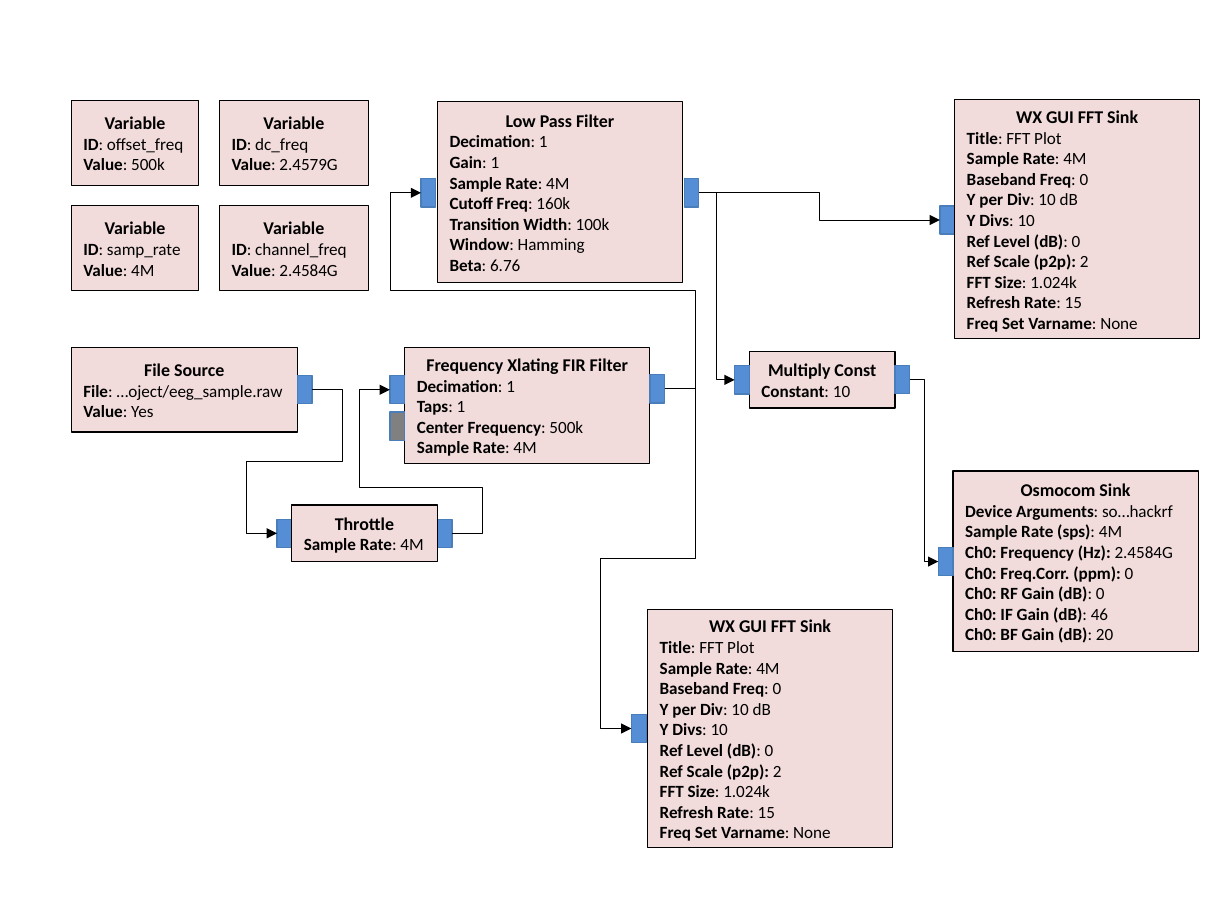
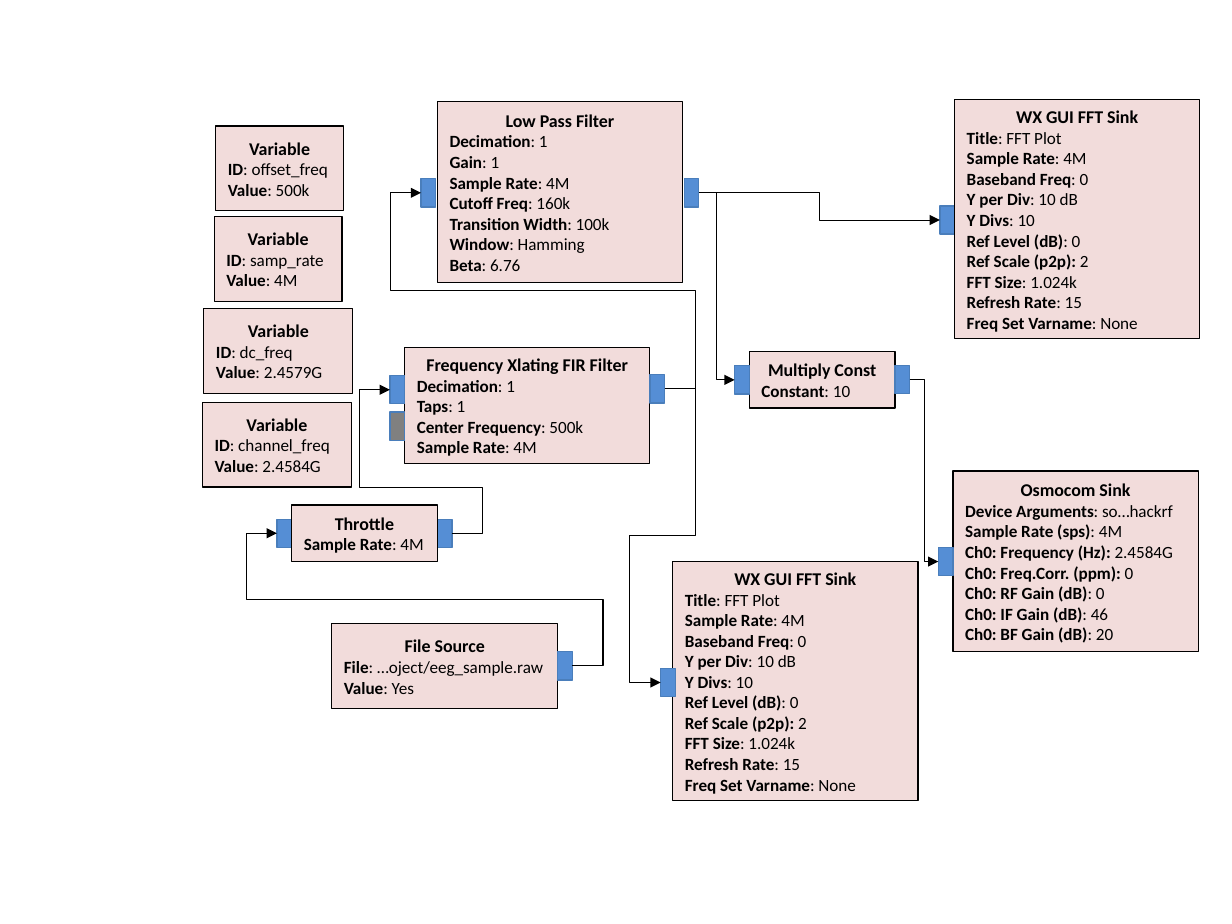
Before and after one commit to xxxyyyzzz3984/EEG, a slide deck: slide 7 of images/image.pptx. Drawn at 1232x924 pixels with LibreOffice and Linux fonts; fonts in the diff are those of the drawing. Boxes give left, top, right and bottom in pixels: in the first picture for what was removed or moved away, otherwise in the second. Text is boxed around its words. In the diff, an @@ line names an element or a change of style, - is before the commit and + after.

```diff
--- a/images/image.pptx
+++ b/images/image.pptx
@@ rectangle "Variable": place and size @@
-rectangle "Variable" at bbox=[71, 101, 200, 186]
+rectangle "Variable" at bbox=[216, 126, 344, 211]
@@ rectangle "Variable": place and size @@
-rectangle "Variable" at bbox=[71, 206, 200, 291]
+rectangle "Variable" at bbox=[214, 217, 342, 302]
@@ rectangle "Variable": place and size @@
-rectangle "Variable" at bbox=[219, 101, 368, 186]
+rectangle "Variable" at bbox=[205, 308, 354, 393]
@@ elbow arrow moved from (664, 389) - (632, 728) to (664, 389) - (660, 683) @@
@@ rectangle "Variable": place and size @@
-rectangle "Variable" at bbox=[219, 206, 368, 291]
+rectangle "Variable" at bbox=[202, 403, 351, 488]
@@ elbow arrow moved from (312, 389) - (277, 533) to (573, 665) - (277, 533) @@
@@ rectangle "WX GUI FFT Sink": place and size @@
-rectangle "WX GUI FFT Sink" at bbox=[648, 609, 893, 848]
+rectangle "WX GUI FFT Sink" at bbox=[673, 562, 918, 801]
@@ rectangle "File Source": place and size @@
-rectangle "File Source" at bbox=[71, 347, 297, 432]
+rectangle "File Source" at bbox=[331, 623, 557, 708]
@@ rectangle: place and size @@
-rectangle at bbox=[297, 376, 312, 404]
+rectangle at bbox=[558, 652, 573, 680]
@@ rectangle: place and size @@
-rectangle at bbox=[632, 715, 647, 743]
+rectangle at bbox=[660, 669, 675, 697]
```
Also in this commit, not shown: 1 other slide changed, 7 other files.
